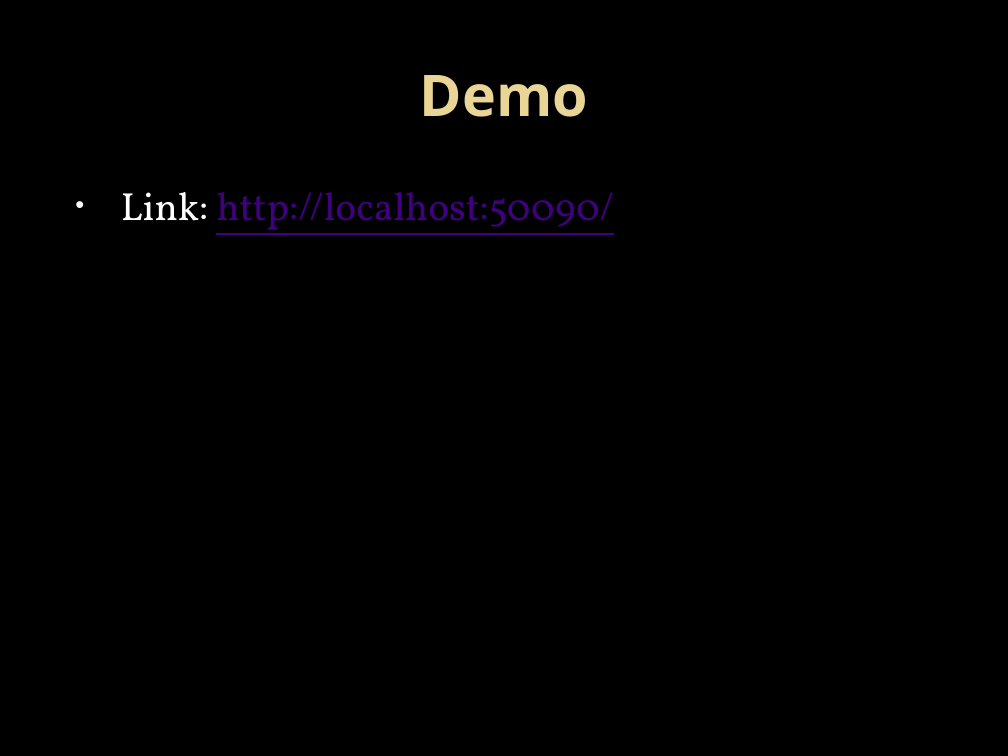
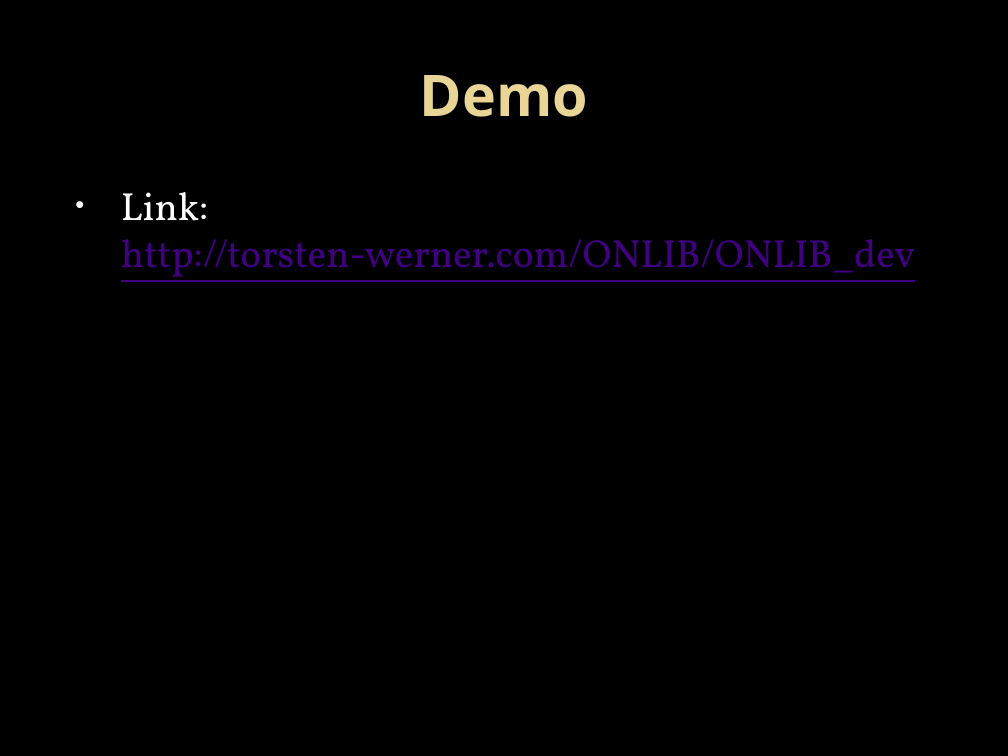
Before and after one commit to twerner93/OnLib_Documents, a slide deck: slide 13 of Final Project Handin/Final Presentation/Online-Library.pptx (slide 12 before the commit). Drawn at 1008x756 pixels with LibreOffice and Linux fonts; fonts in the diff are those of the drawing; background and template pictures are left out. Boxes give left, top, right and bottom in pixels: in the first picture for what was removed or moved away, otherwise in the second. Text is boxed around its words. In the diff, an @@ line names an element or a change of style, - is before the commit and + after.

Commit message:
Jira eingefügt, Link angepasst, Github-Link hinzugefügt

```diff
--- a/Final Project Handin/Final Presentation/Online-Library.pptx
+++ b/Final Project Handin/Final Presentation/Online-Library.pptx
@@ text at [121, 192, 915, 282]: text changed @@
-• Link: http://localhost:50090/
+• Link: http://torsten-werner.com/ONLIB/ONLIB_dev
```
Also in this commit, not shown: 2 other slides changed, 1 slide added.
